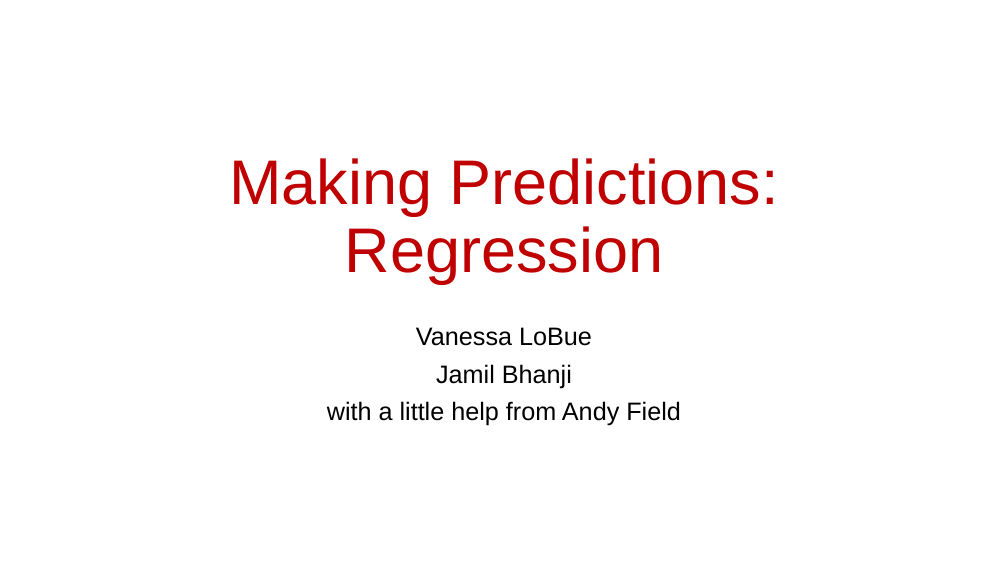
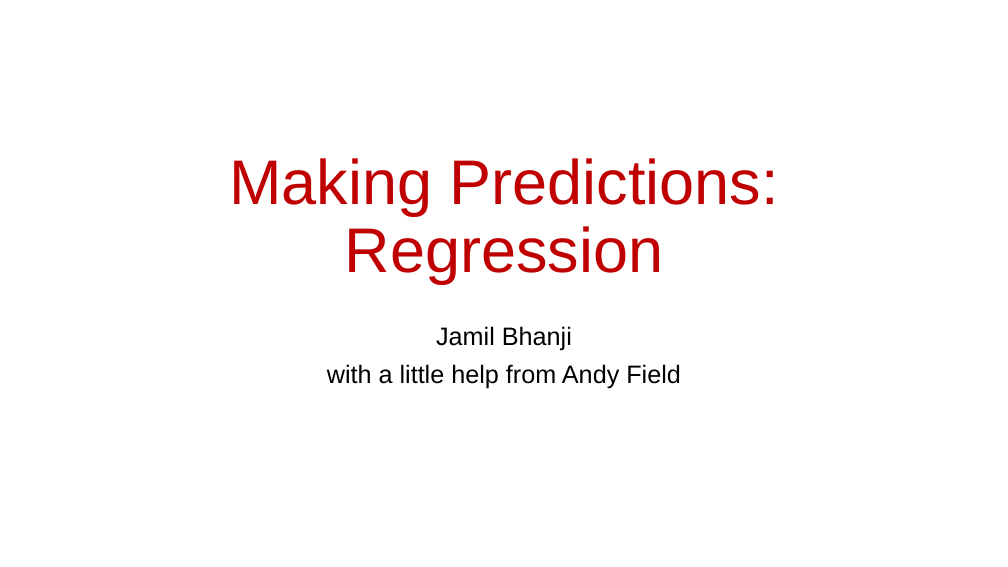
Before and after one commit to scream104/psych596, a slide deck: slide 1 of lecture-slides_upload/lecture/06_Statistical Methods_Making Predictions.pptx. Drawn at 1008x567 pixels with LibreOffice and Linux fonts; fonts in the diff are those of the drawing. Boxes give left, top, right and bottom in pixels: in the first picture for what was removed or moved away, otherwise in the second. Text is boxed around its words. In the diff, an @@ line names an element or a change of style, - is before the commit and + after.

```diff
--- a/lecture-slides_upload/lecture/06_Statistical Methods_Making Predictions.pptx
+++ b/lecture-slides_upload/lecture/06_Statistical Methods_Making Predictions.pptx
@@ subtitle at box(416, 327, 592, 346): paragraph removed @@
-Vanessa LoBue
```
Also in this commit, not shown: 3 other slides changed, 3 other files.
